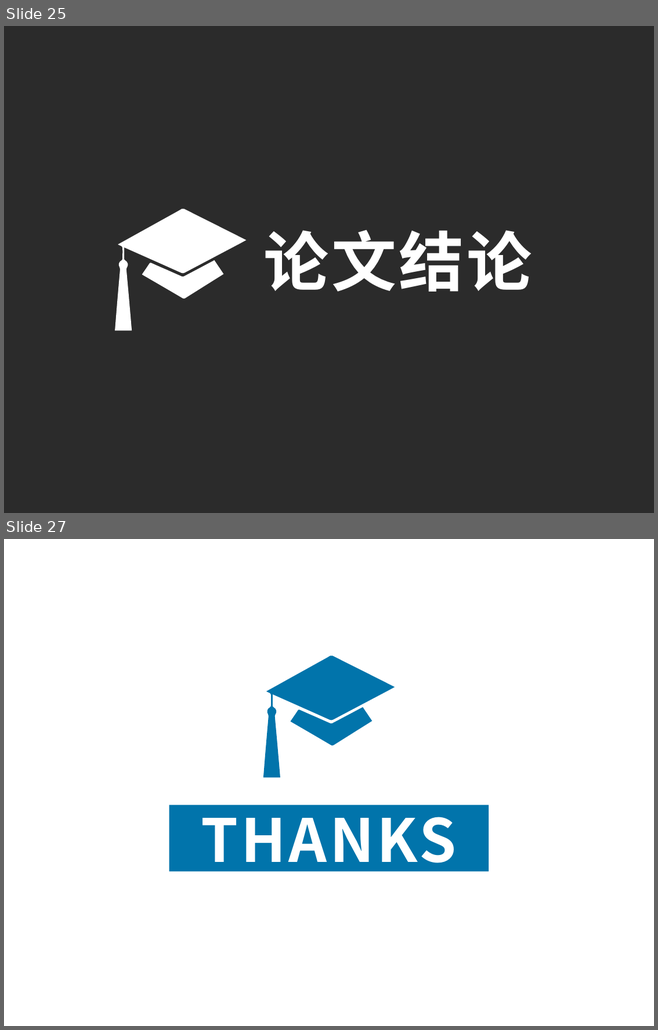
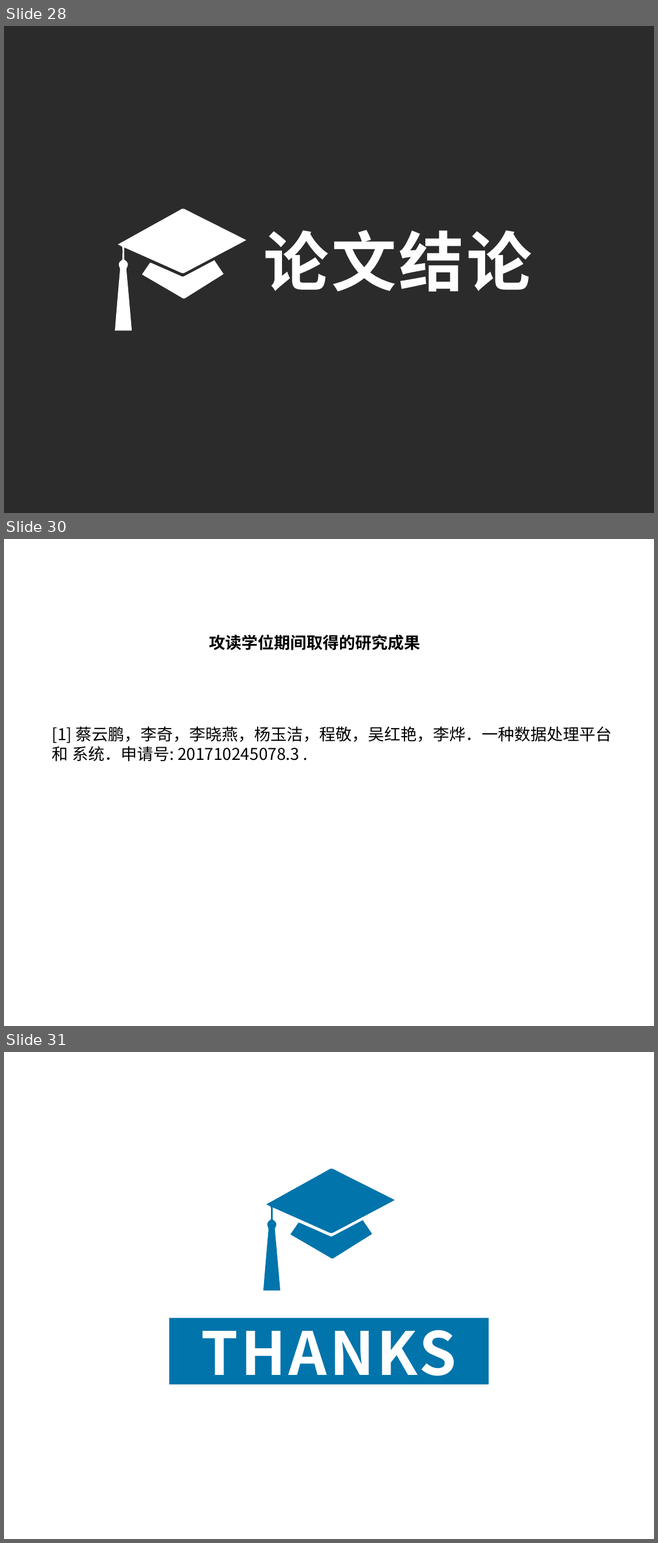
Before and after one commit to j1611328786/Big-Data, a slide deck: 程敬-3115316010-5085班毕业答辩.pptx. Shown one above the other, each under a label of ours: slides 25 and 27 before the commit, slides 28, 30 and 31 after it; the slides between them are not shown. The pictures are 658x1030 and 658x1543 pixels, drawn with LibreOffice and Linux fonts; fonts in the diff are those of the drawing; background and template pictures are left out; a plain dark background stands for a picture behind light text. Boxes give left, top, right and bottom in pixels: in the first picture for what was removed or moved away, otherwise in the second. Text is boxed around its words. In the diff, an @@ line names an element or a change of style, - is before the commit and + after.

```diff
--- a/程敬-3115316010-5085班毕业答辩.pptx
+++ b/程敬-3115316010-5085班毕业答辩.pptx
@@ slide 30 added at [4, 539, 654, 1026], background picture (left out) @@
@@ text added at [209, 635, 420, 650], 18 pt, text #000000, bold @@
+攻读学位期间取得的研究成果
@@ text added at [52, 726, 612, 762], 18 pt, text #000000 @@
+[1] 蔡云鹏，李奇，李晓燕，杨玉洁，程敬，吴红艳，李烨．一种数据处理平台和 系统．申请号: 201710245078.3 .
@@ what was slide 25 is now slide 28 @@
@@ what was slide 27 is now slide 31 @@
```
Also in this commit, not shown: 18 slides changed, 6 other slides added, 3 slides removed, 1 other file.
